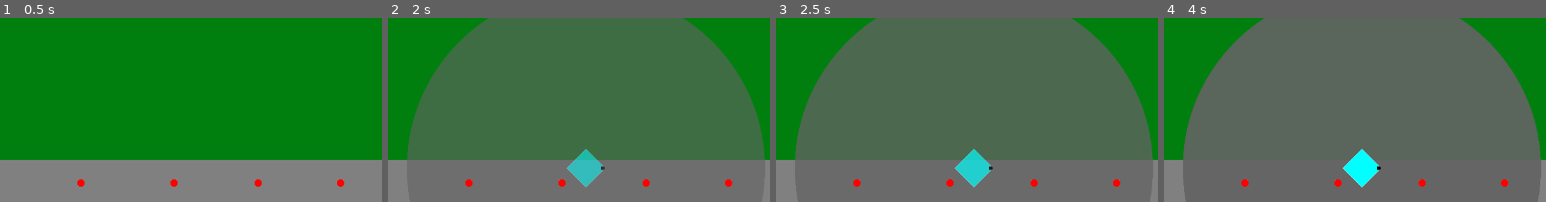
Above: before the commit, frames 1-4 (left to right).
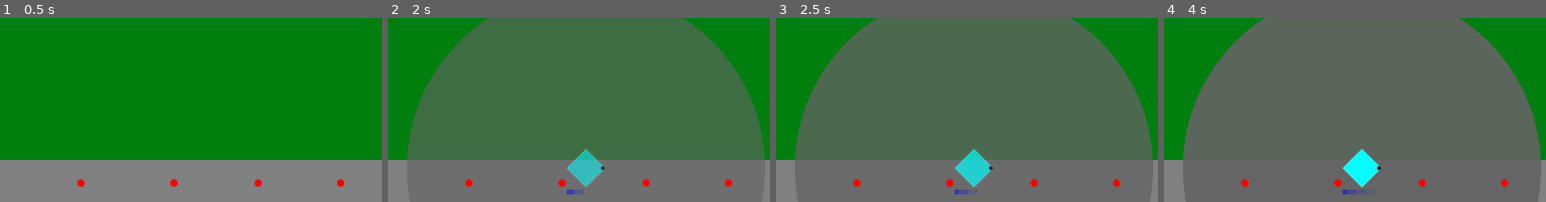
Above: after the commit, the same moments.

Repository: phrasmotica/godot-tower-defence
Game: Godot game, scene res://scenes/game.tscn
Two runs of this game, one before a commit and one after it. Both use one fixed random seed, a clock stepped at 60 frames per second and the inputs below.
Inputs (mouse positions are % of the whole screen's width and height, from its top left):
- Up to frame 1 (0.5 s): no input
- Up to frame 2 (2 s): tap Enter (ui_accept) at 0.5, 0.77, 1.52 s; move the mouse to (72, 50) at 0.52 s; tap 1 (tower_1) at 0.6, 1.35 s; click (72, 50) at 0.67 s; move the mouse to (72, 50) at 1.27 s; click (72, 50) at 1.42 s
- Up to frame 3 (2.5 s): tap 1 (tower_1) at 2.1 s; click (72, 50) at 2.17 s
- Up to frame 4 (4 s): tap 1 (tower_1) at 2.85, 3.6 s; click (72, 50) at 2.92 s; tap Enter (ui_accept) at 3.02, 3.77 s; click (72, 50) at 3.67 s
The pictures show only the part of the screen within x 46-96%, y 9-59%; the shares and areas given below are measured in that part.

Frame 1 is identical in both runs. In frame 2, 0.1% of the frame differs, in the area x 46-51%, y 93-96%; in frame 3, less than 0.1%; in frame 4, 0.2%, in the area x 46-53%, y 93-96%.

Commit message:
Animate tower warmup with progress bar

Diff:
--- a/scenes/gun_tower.tscn
+++ b/scenes/gun_tower.tscn
@@ -86,6 +86,18 @@
 "transitions": PackedFloat32Array(1),
 "update": 0,
 "values": [Color(1, 1, 1, 1)]
+}
+tracks/1/type = "value"
+tracks/1/imported = false
+tracks/1/enabled = true
+tracks/1/path = NodePath("WarmupProgressBar:size")
+tracks/1/interp = 1
+tracks/1/loop_wrap = true
+tracks/1/keys = {
+"times": PackedFloat32Array(0),
+"transitions": PackedFloat32Array(1),
+"update": 0,
+"values": [Vector2(64, 8)]
 }
 
 [sub_resource type="Animation" id="Animation_dfao1"]
@@ -117,6 +129,35 @@
 "method": &"warmup_finished"
 }]
 }
+tracks/2/type = "value"
+tracks/2/imported = false
+tracks/2/enabled = true
+tracks/2/path = NodePath("WarmupProgressBar:size")
+tracks/2/interp = 1
+tracks/2/loop_wrap = true
+tracks/2/keys = {
+"times": PackedFloat32Array(0, 3),
+"transitions": PackedFloat32Array(1, 1),
+"update": 0,
+"values": [Vector2(0, 8), Vector2(64, 8)]
+}
+tracks/3/type = "method"
+tracks/3/imported = false
+tracks/3/enabled = true
+tracks/3/path = NodePath("WarmupProgressBar")
+tracks/3/interp = 1
+tracks/3/loop_wrap = true
+tracks/3/keys = {
+"times": PackedFloat32Array(0, 3),
+"transitions": PackedFloat32Array(1, 1),
+"values": [{
+"args": [],
+"method": &"show"
+}, {
+"args": [],
+"method": &"hide"
+}]
+}
 
 [sub_resource type="AnimationLibrary" id="AnimationLibrary_qnhh7"]
 _data = {
@@ -190,6 +231,13 @@
 "": SubResource("AnimationLibrary_qnhh7")
 }
 
+[node name="WarmupProgressBar" type="ColorRect" parent="Levels"]
+offset_left = -32.0
+offset_top = 36.0
+offset_right = 32.0
+offset_bottom = 44.0
+color = Color(0, 0, 1, 1)
+
 [node name="Barrel" parent="." instance=ExtResource("7_mplx0")]
 
 [connection signal="input_event" from="CollisionArea" to="." method="_on_collision_area_input_event"]
--- a/scripts/tower_level_manager.gd
+++ b/scripts/tower_level_manager.gd
@@ -2,8 +2,12 @@
 
 @onready var firing_line: RayCast2D = $FiringLine
 @onready var animation_player: AnimationPlayer = $AnimationPlayer
+@onready var warmup_bar: ColorRect = $WarmupProgressBar
 
 signal warmed_up
+
+func _ready():
+	warmup_bar.hide()
 
 func start_warmup():
 	animation_player.play("warmup")
